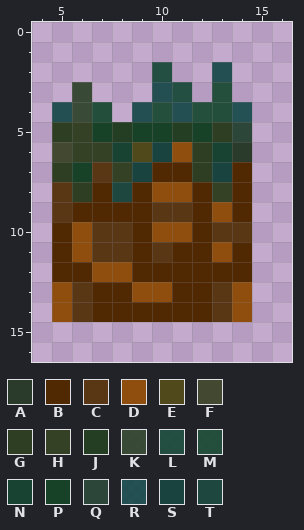
Two versions of one pixel-art sprite, assets/earth/earthWater01.png. Above is the file before it was changed.
The file is 20x20 pixels. Colours within 5 levels of each other are drawn and written as one. Shown: x 4..16, y 0..16.
Palette (. is transparent): A #2a3a2b  B #502802  C #593614  D #904e0e  E #4f491c  F #434930  G #2e3e23  H #344125  J #233e22  K #2a4027e6  L #124534e6  M #12452ce6  N #184232  P #184228  Q #2c463a  R #134747e6  S #18433e  T #1e4740
New version:
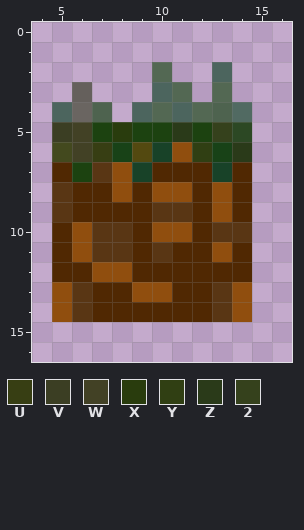
Colours new in this view: U #373e13  V #3b3e23  W #424125  X #293c0d  Y #303f13  Z #2a3a19  2 #35411c
Changes in this commit:
Colour E changes from #4f491c to #534910.
Colour F changes from #434930 to #43491e.
Colour K changes from #2a4027e6 to #394027a6.
Colour M changes from #12452ce6 to #164512a6.
Colour N changes from #184232 to #184217.
Colour P changes from #184228 to #1c4210.
Colour Q changes from #2c463a to #2c4824.
Colour R changes from #134747e6 to #134729a6.
Colour S changes from #18433e to #184228.
Colour G becomes colour 2 in row 5 at x 13.
Colour G becomes colour B in row 7 at x 5 and 12; in row 8 at x 6.
Colour H becomes colour D in row 7 at x 8; in row 8 at x 13.
Colour T becomes colour D in row 8 at x 8.
Colour L becomes colour M in row 2 at x 10; in row 3 at x 11.
Colour H becomes colour U in row 6 at x 7.
Colour G becomes colour V in row 5 at x 5.
Colour H becomes colour W in rows 5 to 6 at x 6.
Colour J becomes colour X in row 5 at x 8.
Colour G becomes colour Y in row 6 at x 12.
Colour A becomes colour Z in row 6 at x 14.
Colour J becomes colour Z in row 5 at x 11.
Changed places in both pictures, as pixel boxes (x1, y1, x2, y2):
changed: (52, 62, 252, 202)
